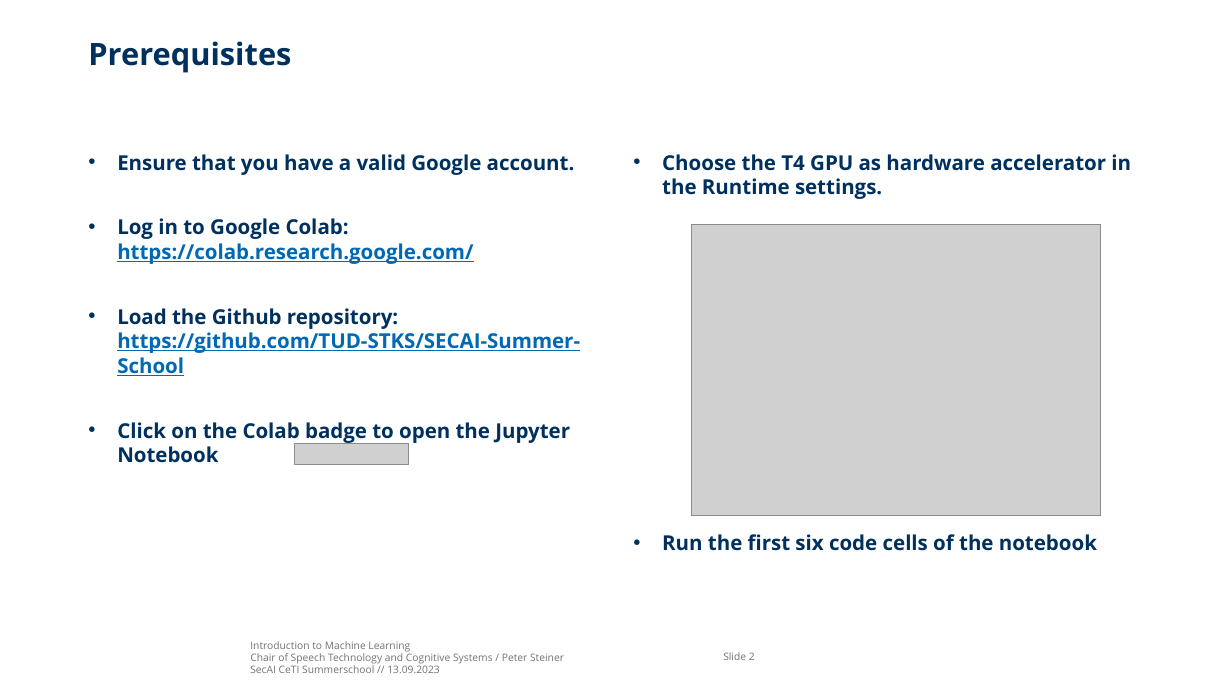
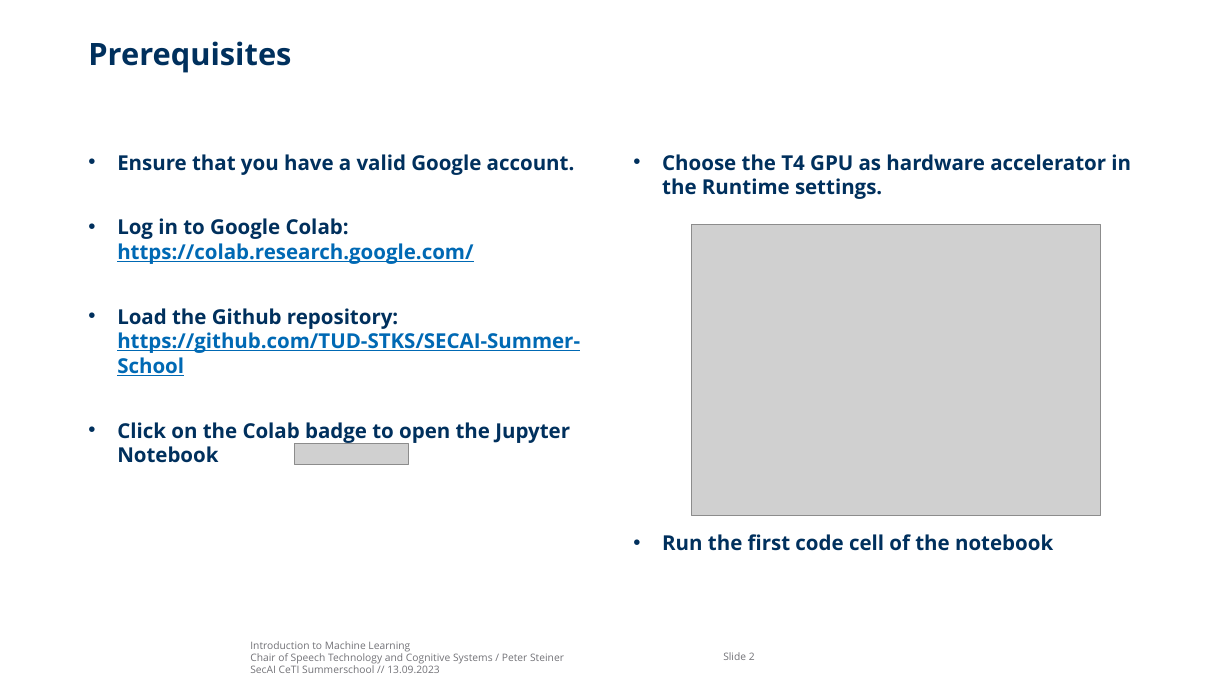
Before and after one commit to TUD-STKS/SECAI-Summer-School, a slide deck: slide 2 of Introduction to Machine Learning.pptx. Drawn at 1232x693 pixels with LibreOffice and Linux fonts; fonts in the diff are those of the drawing; grey boxes stand for pictures; background and template pictures are left out. Boxes give left, top, right and bottom in pixels: in the first picture for what was removed or moved away, otherwise in the second. Text is boxed around its words. In the diff, an @@ line names an element or a change of style, - is before the commit and + after.

Commit message:
- Commented the Jupyter Notebook. - Added more models - Added result plots (exemplary) - Added abstract and presentation.

```diff
--- a/Introduction to Machine Learning.pptx
+++ b/Introduction to Machine Learning.pptx
@@ text at (662,534,1053,551): text changed @@
-• Run the first six code cells of the notebook
+• Run the first code cell of the notebook
```
Also in this commit, not shown: 10 other slides changed, 17 other files.
